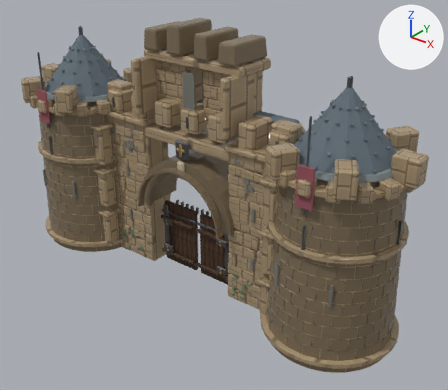
A saved change to the glTF model art-source/valoria/production/gatehouse-ai-director-v1/valoria_gate_reference.glb.
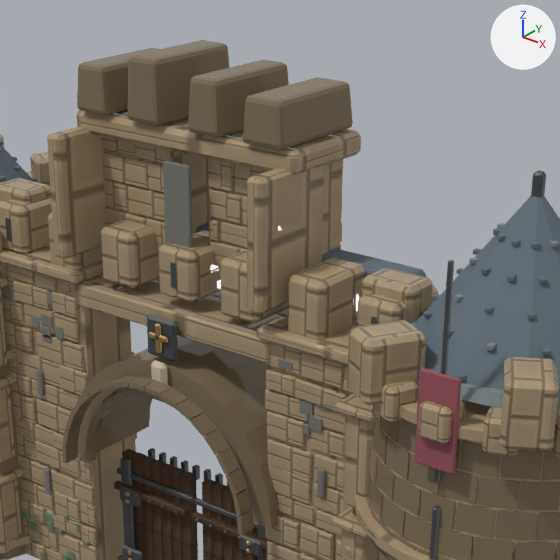
There are two pictures of each version: one whole from a camera (50 mm lens) standing at (15.06, -17.08, 14.69) and looking at (1.22, 0.22, 3.97), one close up on the part from 24% to 80% of the width and 0% to 64% of the height. Every picture has the same lights, and +X, +Y and +Z are marked at upper right. The older version's two pictures come first. Where no turn or scale is listed for an object, it has been applied to the vertices. Vertices at exactly the same position are counted once.

In view in the first close-up: 'arched_voussoir', 'ashlar_portal_outboard', 'ashlar_portal_outboard.001', 'ashlar_portal_outboard.002', 'ashlar_portal_outboard.003', 'ashlar_portal_outboard.004', 'ashlar_portal_outboard.005', 'ashlar_portal_outboard.006', 'ashlar_portal_outboard.007', 'black_iron_strap.001', 'gate_flank_tower_recessed_drum', 'gate_parapet_recessed_stone_hip' and 9 more.
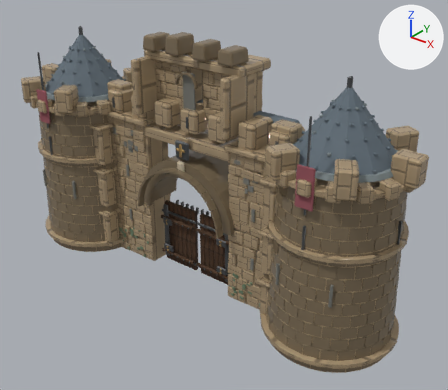
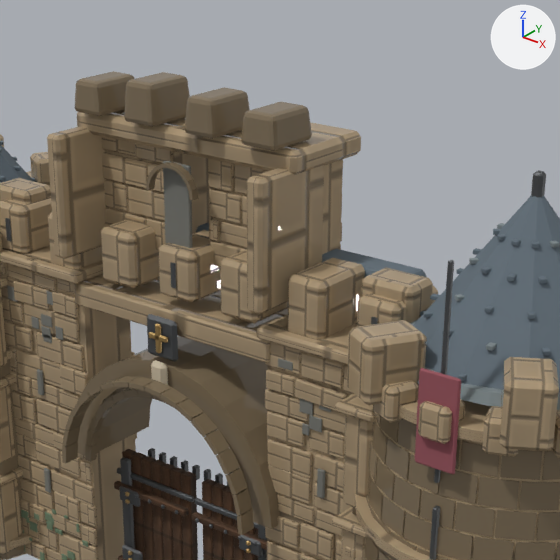
Changed parts and their boxes [x1, y1, x2, y2] in the close-ups (560 x 560 px; the box of a moved part takes in the faces that stretch with it):
'ashlar_portal_outboard.007', reshaped: before [14, 48, 495, 560]; after [14, 71, 495, 560]
'ashlar_portal_outboard.001', reshaped: before [0, 60, 542, 560]; after [0, 87, 542, 560]
'ashlar_portal_outboard.002', reshaped: before [0, 77, 537, 560]; after [0, 102, 537, 560]
'ashlar_portal_outboard', reshaped: before [6, 40, 432, 560]; after [6, 72, 432, 560]
part 1 of me_ashlar_portal_outboard, moved or reshaped: before [128, 40, 230, 126]; after [124, 72, 190, 127]
part 2 of me_ashlar_portal_outboard_001, moved or reshaped: before [188, 60, 289, 138]; after [185, 87, 250, 139]
part 3 of me_ashlar_portal_outboard_002, moved or reshaped: before [243, 77, 353, 150]; after [241, 102, 312, 151]
part 4 of me_ashlar_portal_outboard_007, moved or reshaped: before [77, 48, 158, 116]; after [75, 71, 135, 116]

The edits, one by one:
me_ashlar_portal_outboard is used by ob_ashlar_portal_outboard; location (0.0, 0.0, 0.0).
me_ashlar_portal_outboard had 1216 vertices, 2008 faces and spanned x -8.7..8.7, y -2.3..2.3, z 0.0..10.4.
me_ashlar_portal_outboard now has 1216 vertices, 2008 faces and spans x -8.7..8.7, y -2.3..2.3, z 0.0..10.0.
me_ashlar_portal_outboard part 1: the loose piece of 56 vertices spanning x -1.0..-0.3, y -0.4..1.6, z 9.3..10.4 is scaled about its middle by (0.931, 0.489, 0.613), then moved by (0.0, -0.6, -0.2).
me_ashlar_portal_outboard_001 is used by ob_ashlar_portal_outboard_001; location (0.0, 0.0, 0.0).
me_ashlar_portal_outboard_001 had 1228 vertices, 2080 faces and spanned x -8.6..8.7, y -2.3..2.3, z 0.0..10.2.
me_ashlar_portal_outboard_001 now has 1228 vertices, 2080 faces and spans x -8.6..8.7, y -2.3..2.3, z 0.0..10.0.
me_ashlar_portal_outboard_001 part 2: the loose piece of 56 vertices spanning x 0.3..0.9, y -0.4..1.6, z 9.3..10.2 is scaled about its middle by (0.961, 0.489, 0.644), then moved by (0.0, -0.6, -0.1).
me_ashlar_portal_outboard_002 is used by ob_ashlar_portal_outboard_002; location (0.0, 0.0, 0.0).
me_ashlar_portal_outboard_002 had 1640 vertices, 2724 faces and spanned x -8.7..8.7, y -2.3..2.2, z 0.0..10.1.
me_ashlar_portal_outboard_002 now has 1640 vertices, 2724 faces and spans x -8.7..8.7, y -2.3..2.2, z 0.0..9.9.
me_ashlar_portal_outboard_002 part 3: the loose piece of 56 vertices spanning x 1.4..2.2, y -0.4..1.6, z 9.3..10.1 is scaled about its middle by (0.849, 0.489, 0.684), then moved by (0.0, -0.6, -0.1).
me_ashlar_portal_outboard_007 is used by ob_ashlar_portal_outboard_007; location (0.0, 0.0, 0.0).
me_ashlar_portal_outboard_007 had 1800 vertices, 3012 faces and spanned x -8.7..8.6, y -2.3..2.3, z 0.0..10.2.
me_ashlar_portal_outboard_007 now has 1800 vertices, 3012 faces and spans x -8.7..8.6, y -2.3..2.3, z 0.0..9.9.
me_ashlar_portal_outboard_007 part 4: the loose piece of 56 vertices spanning x -2.2..-1.5, y -0.4..1.6, z 9.3..10.2 is scaled about its middle by (0.878, 0.489, 0.655), then moved by (0.0, -0.6, -0.1).
